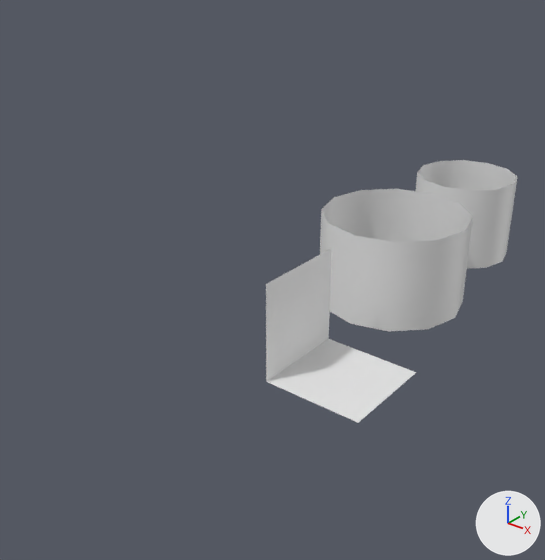
Renders of the Blender file Data/Blender/Shaina/Castle_Assets.blend from each side of a commit.
Before and after are seen from a 50 mm lens placed at (18.5, -22.7, 19.4), pointed at (-1.3, 2.1, 4.0). The lights are fixed; the arrows at lower right show +X, +Y and +Z.

Objects in the first picture: 'Floor', 'Tower_Big', 'Tower_Small', 'Wall'.
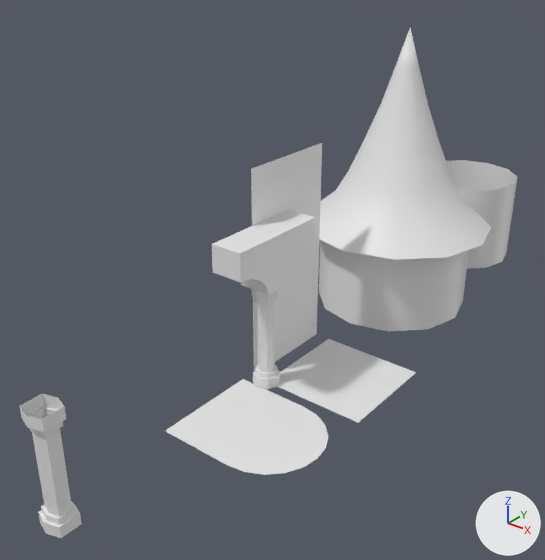
The change, as JSON lines over the scene's bpy script:
```json
{"op": "add", "block": "mat_wall", "code": ["mat_wall = principled_material('Wall')", "mat_wall.base_color = (0.8, 0.8, 0.8)  # white #e7e7e7"]}
{"op": "add", "block": "me_cylinder_016", "code": ["me_cylinder_016 = bpy.data.meshes.new('Cylinder.016')", "me_cylinder_016.from_pydata(...)  # 48 vertices, 40 faces; spans x -0.54..0.54, y -0.57..0.57, z -2.5..0.0", "me_cylinder_016.polygons.foreach_set('use_smooth', [True] * 40)"]}
{"op": "add", "block": "me_cube_002", "code": ["me_cube_002 = bpy.data.meshes.new('Cube.002')", "me_cube_002.from_pydata(...)  # 22 vertices, 12 faces; spans x -0.75..0.75, y 0.0..2.5, z -0.75..1.75", "me_cube_002.polygons.foreach_set('use_smooth', [True] * 12)"]}
{"op": "add", "block": "me_cylinder_011", "code": ["me_cylinder_011 = bpy.data.meshes.new('Cylinder.011')", "me_cylinder_011.from_pydata(...)  # 48 vertices, 40 faces; spans x -0.57..0.57, y -0.57..0.57, z -2.5..0.0"]}
{"op": "add", "block": "me_plane_004", "code": ["me_plane_004 = bpy.data.meshes.new('Plane.004')", "me_plane_004.from_pydata([(-2.5, -2.5, 0.0), (2.5, -2.5, 0.0), (-2.5, 2.5, 0.0), (2.5, 2.5, 0.0)], [], [(0, 1, 3, 2)])", "me_plane_004.materials.append(mat_wall)  # its picture is missing"]}
{"op": "add", "block": "me_cylinder_008", "code": ["me_cylinder_008 = bpy.data.meshes.new('Cylinder.008')", "me_cylinder_008.from_pydata(...)  # 73 vertices, 72 faces; spans x -5.0..5.0, y -5.0..5.0, z -2.5..7.5", "me_cylinder_008.polygons.foreach_set('use_smooth', [True] * 72)", "me_cylinder_008.materials.append(mat_wall)  # its picture is missing"]}
{"op": "add", "block": "me_plane_002", "code": ["me_plane_002 = bpy.data.meshes.new('Plane.002')", "me_plane_002.from_pydata(...)  # 16 vertices, 12 faces; spans x -3.99..2.01, y -2.5..2.5, z 0.0"]}
{"op": "set", "path": "ob_wall.location", "old": "(0.0, 2.5, 2.5)", "new": "(-0.75, 2.5, 2.5)"}
{"op": "add", "block": "ob_pillar_002", "code": ["ob_pillar_002 = bpy.data.objects.new('Pillar.002', me_cylinder_016)", "ob_pillar_002.location = (0.0, -11.5, 2.5)", "ob_pillar_002.scale = (1.1, 1.1, 1.0)", "_m = ob_pillar_002.modifiers.new('Mirror', 'MIRROR')", "_m.use_axis = (False, False, True)"]}
{"op": "add", "block": "ob_cube", "code": ["ob_cube = bpy.data.objects.new('Cube', me_cube_002)", "ob_cube.location = (0.0, 0.0, 5.75)", "_m = ob_cube.modifiers.new('Mirror', 'MIRROR')", "_m.use_axis = (False, True, False)"]}
{"op": "add", "block": "ob_pillar", "code": ["ob_pillar = bpy.data.objects.new('Pillar', me_cylinder_011)", "ob_pillar.location = (0.0, 0.0, 2.5)", "ob_pillar.scale = (1.1, 1.1, 1.0)", "_m = ob_pillar.modifiers.new('Mirror', 'MIRROR')", "_m.use_axis = (False, False, True)"]}
{"op": "add", "block": "ob_wall_001", "code": ["ob_wall_001 = bpy.data.objects.new('Wall.001', me_plane_004)", "ob_wall_001.location = (-0.75, 2.5, 7.5)", "ob_wall_001.rotation_euler = (0.0, 1.571, 0.0)  # degrees (0, 90, 0)"]}
{"op": "add", "block": "ob_tower_big_001", "code": ["ob_tower_big_001 = bpy.data.objects.new('Tower_Big.001', me_cylinder_008)", "ob_tower_big_001.location = (0.0, 11.0, 7.0)"]}
{"op": "add", "block": "ob_roof", "code": ["ob_roof = bpy.data.objects.new('Roof', me_plane_002)", "ob_roof.location = (3.0, -3.0, 0.0)"]}
```

Location of each change, (x1, y1, x2, y2) in pixels of the pictures (545 x 560 px):
```json
{"object": "Tower_Big.001", "change": "added", "after": [319, 27, 491, 260]}
{"object": "Roof", "change": "added", "after": [165, 379, 328, 475]}
{"object": "Wall", "change": "moved", "before": [266, 248, 332, 382], "after": [253, 244, 319, 370]}
{"object": "Cube", "change": "added", "after": [212, 210, 315, 295]}
{"object": "Pillar.002", "change": "added", "after": [20, 394, 82, 538]}
{"object": "Wall.001", "change": "added", "after": [251, 143, 322, 251]}
{"object": "Pillar", "change": "added", "after": [252, 289, 280, 389]}
```
